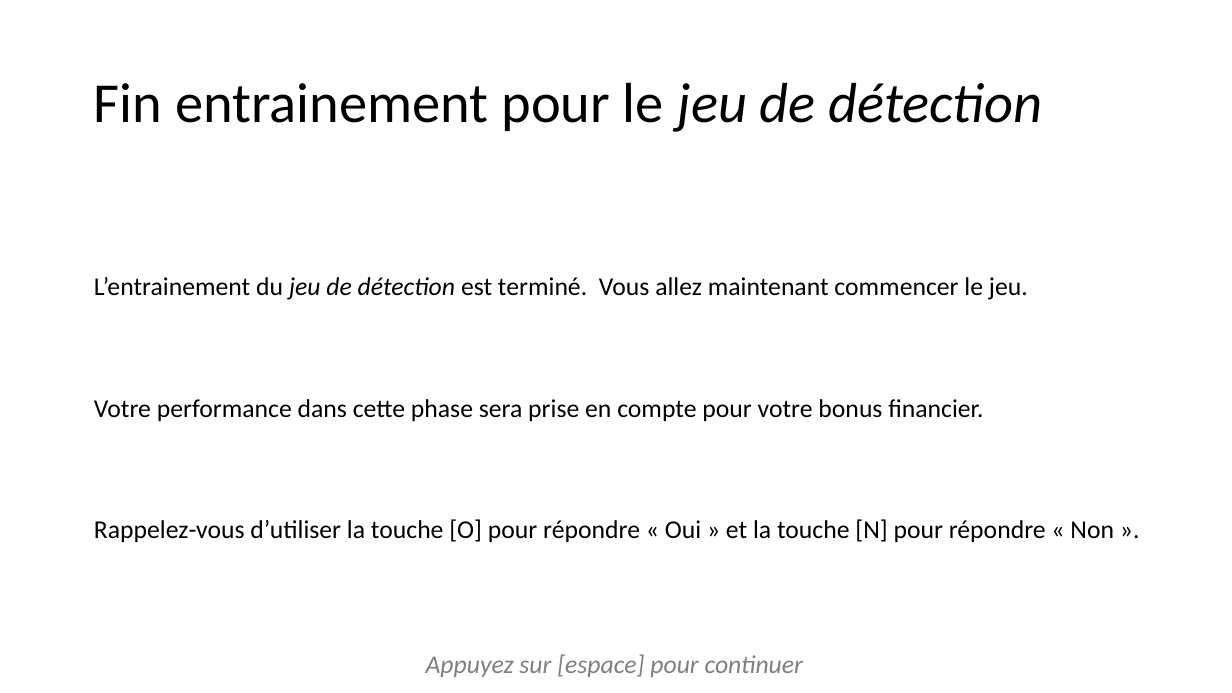
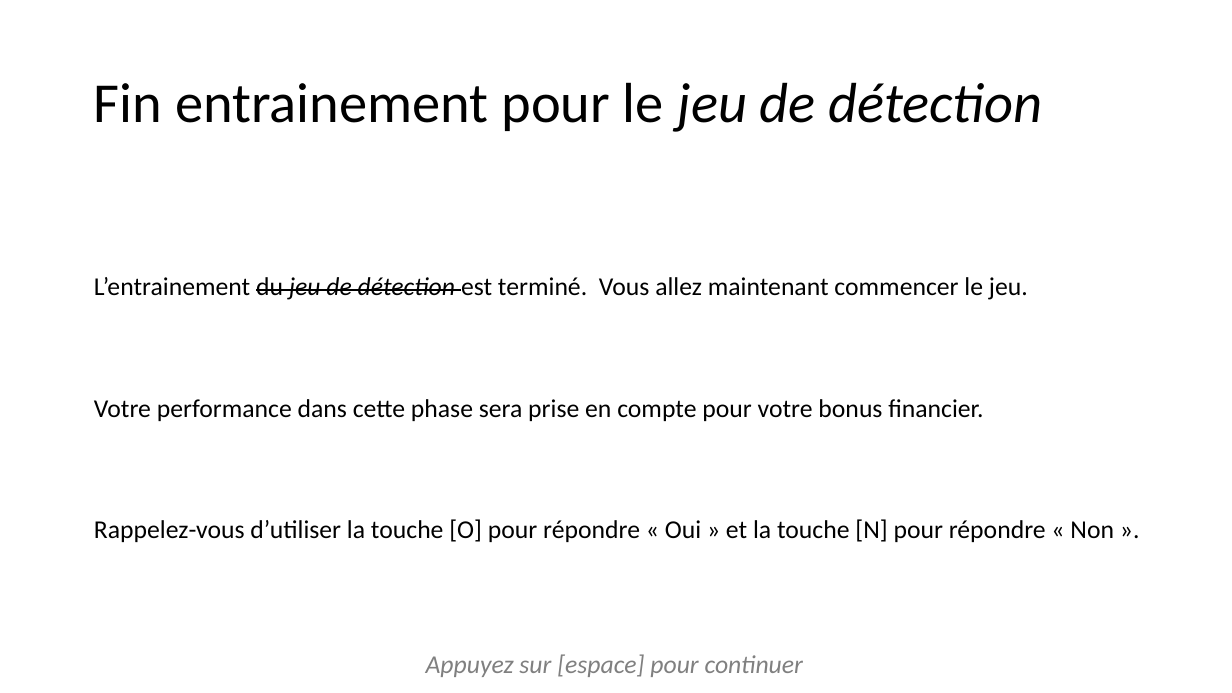
Before and after one commit to MBB-team/Online_Testing, a slide deck: slide 6 of Emotion_Regulation_JS/instructions/instructionsDiapo.pptx (slide 11 before the commit). Drawn at 1232x693 pixels with LibreOffice and Linux fonts; fonts in the diff are those of the drawing. Boxes give left, top, right and bottom in pixels: in the first picture for what was removed or moved away, otherwise in the second. Text is boxed around its words. In the diff, an @@ line names an element or a change of style, - is before the commit and + after.

```diff
--- a/Emotion_Regulation_JS/instructions/instructionsDiapo.pptx
+++ b/Emotion_Regulation_JS/instructions/instructionsDiapo.pptx
@@ text at bbox=[94, 277, 1028, 300]: strikethrough on in "du jeu de détection" @@
```
Also in this commit, not shown: 1 other slide changed, 1 slide removed.
